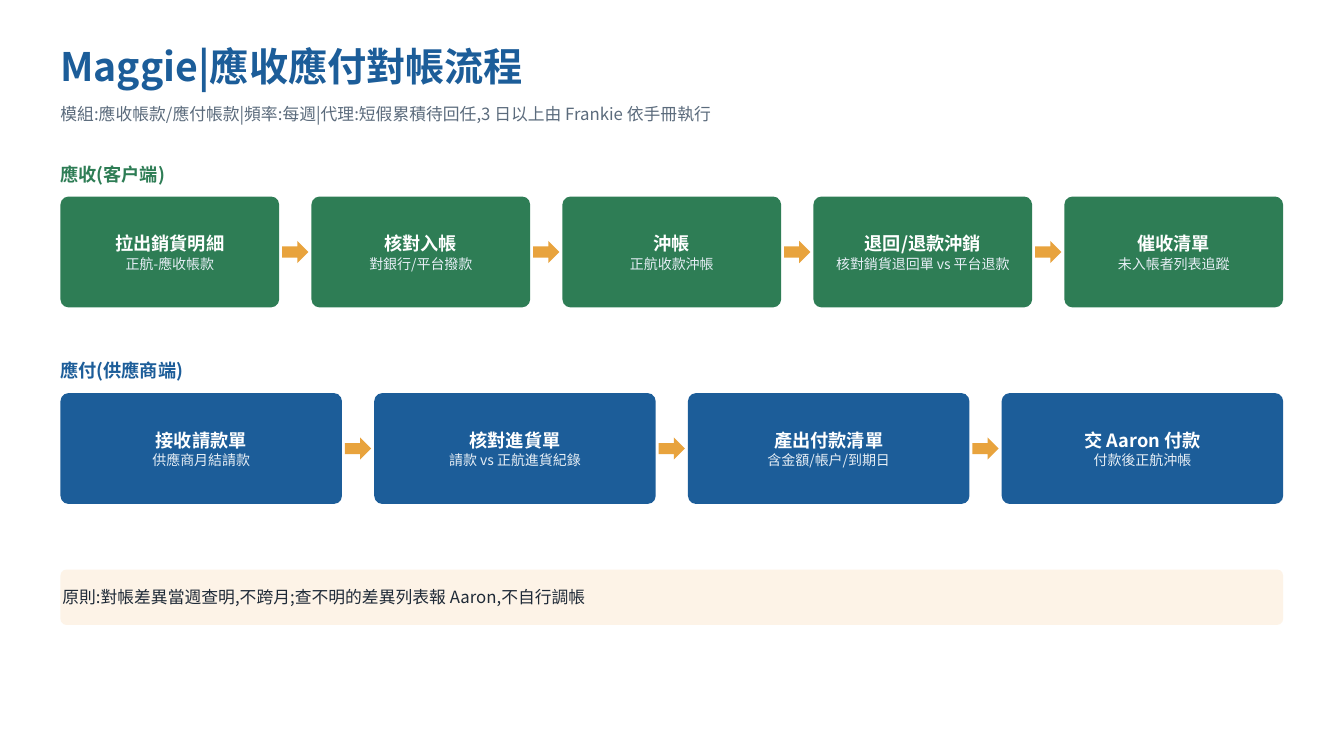
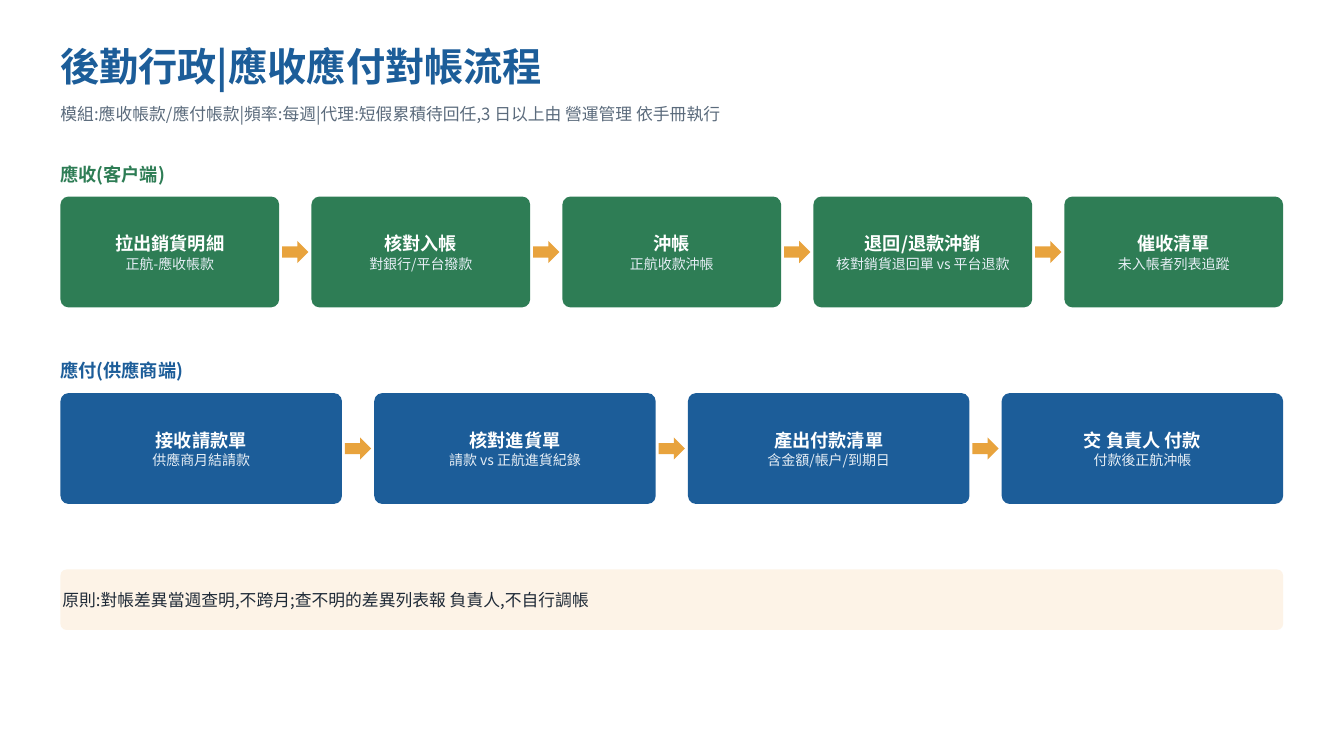
Before and after one commit to Lycander168/FrankAie-hub, a slide deck: slide 6 of docs/hr/chi-erp-workflow.pptx. Drawn at 1344x756 pixels with LibreOffice and Linux fonts; fonts in the diff are those of the drawing. Boxes give left, top, right and bottom in pixels: in the first picture for what was removed or moved away, otherwise in the second. Text is boxed around its words. In the diff, an @@ line names an element or a change of style, - is before the commit and + after.

```diff
--- a/docs/hr/chi-erp-workflow.pptx
+++ b/docs/hr/chi-erp-workflow.pptx
@@ text at bbox=[60, 47, 541, 92]: text changed @@
-Maggie|應收應付對帳流程
+後勤行政|應收應付對帳流程
@@ text at bbox=[60, 106, 720, 125]: text changed @@
-模組:應收帳款/應付帳款|頻率:每週|代理:短假累積待回任,3 日以上由 Frankie 依手冊執行
+模組:應收帳款/應付帳款|頻率:每週|代理:短假累積待回任,3 日以上由 營運管理 依手冊執行
@@ text in rounded rectangle at bbox=[1084, 431, 1201, 449]: text changed @@
-交 Aaron 付款
+交 負責人 付款
@@ rounded rectangle "原則:對帳差異當週查明,不跨月;查不明的差異列表報 負責人,不自行調帳": place and size @@
-rounded rectangle "原則:對帳差異當週查明,不跨月;查不明的差異列表報 負責人,不自行調帳" at bbox=[60, 570, 1284, 625]
+rounded rectangle "原則:對帳差異當週查明,不跨月;查不明的差異列表報 負責人,不自行調帳" at bbox=[60, 570, 1284, 630]
@@ rounded rectangle "原則:對帳差異當週查明,不跨月;查不明的差異列表報 負責人,不自行調帳" at bbox=[60, 570, 1284, 630]: proportions changed @@
@@ text in rounded rectangle at bbox=[62, 592, 589, 609]: text changed @@
-原則:對帳差異當週查明,不跨月;查不明的差異列表報 Aaron,不自行調帳
+原則:對帳差異當週查明,不跨月;查不明的差異列表報 負責人,不自行調帳
```
Also in this commit, not shown: 12 other slides changed, 1 other file.
